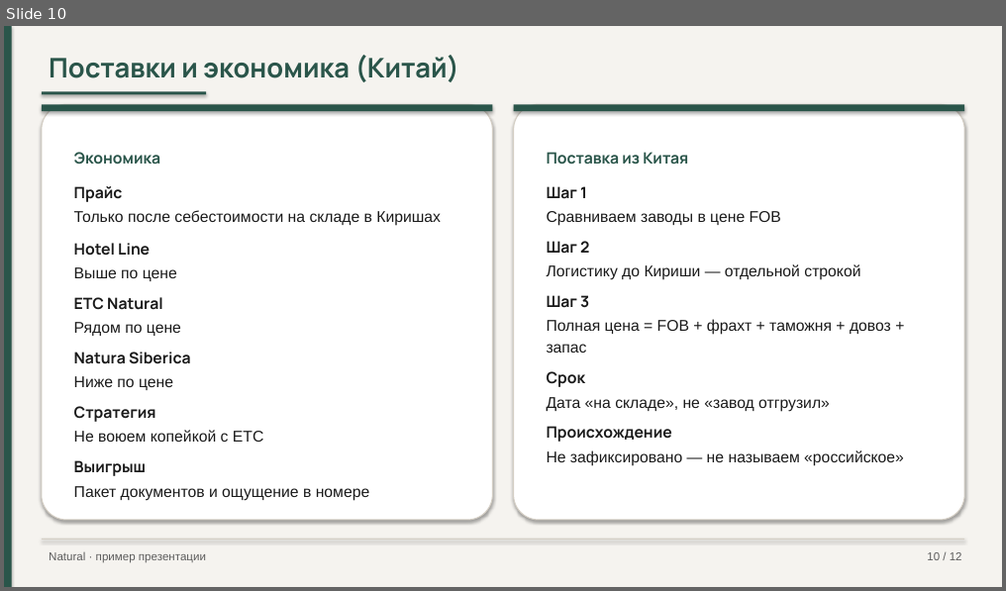
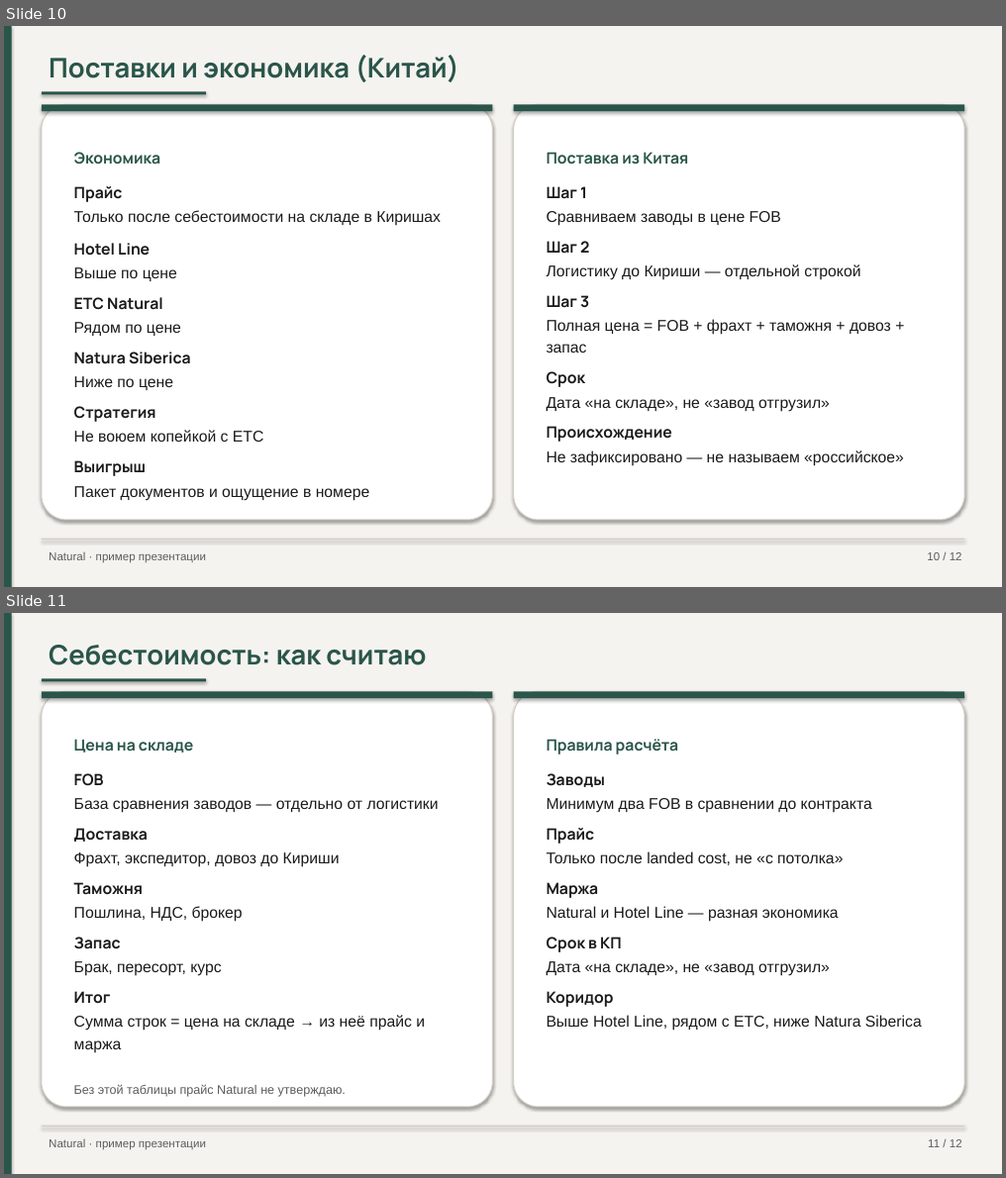
Before and after one commit to pagasbot-coder/Banya-Digital, a slide deck: knowledge-base/presentation-travelplus-interview.pptx. Shown one above the other, each under a label of ours: slide 10 before the commit, slides 10 and 11 after it. The pictures are 1006x591 and 1006x1178 pixels, drawn with LibreOffice and Linux fonts; fonts in the diff are those of the drawing. Boxes give left, top, right and bottom in pixels: in the first picture for what was removed or moved away, otherwise in the second. Text is boxed around its words. In the diff, an @@ line names an element or a change of style, - is before the commit and + after.

```diff
--- a/knowledge-base/presentation-travelplus-interview.pptx
+++ b/knowledge-base/presentation-travelplus-interview.pptx
@@ slide 11 added at box(4, 613, 1002, 1174), background #FFFFFF @@
@@ rectangle added at box(4, 613, 1002, 1174), fill #F5F3EF @@
@@ rectangle added at box(4, 613, 12, 1174), fill #2A554A @@
@@ text added at box(49, 645, 426, 665), 26 pt, text #2A554A, bold @@
+Себестоимость: как считаю
@@ rectangle added at box(42, 679, 206, 682), fill #2A554A @@
@@ rounded rectangle added at box(42, 691, 493, 1107), fill #FFFFFF, outline #D4CEC4 1 pt @@
@@ rectangle added at box(42, 691, 493, 698), fill #2A554A @@
@@ rounded rectangle added at box(514, 691, 965, 1107), fill #FFFFFF, outline #D4CEC4 1 pt @@
@@ rectangle added at box(514, 691, 965, 698), fill #2A554A @@
@@ text added at box(74, 739, 439, 1094), 15 pt, text #1A1A1A @@
+Цена на складе
+FOB
+База сравнения заводов — отдельно от логистики
+Доставка
+Фрахт, экспедитор, довоз до Кириши
+Таможня
+Пошлина, НДС, брокер
+Запас
+Брак, пересорт, курс
+Итог
+Сумма строк = цена на складе → из неё прайс и маржа
+Без этой таблицы прайс Natural не утверждаю.
@@ text added at box(547, 739, 922, 1031), 15 pt, text #1A1A1A @@
+Правила расчёта
+Заводы
+Минимум два FOB в сравнении до контракта
+Прайс
+Только после landed cost, не «с потолка»
+Маржа
+Natural и Hotel Line — разная экономика
+Срок в КП
+Дата «на складе», не «завод отгрузил»
+Коридор
+Выше Hotel Line, рядом с ЕТС, ниже Natura Siberica
@@ rectangle added at box(42, 1126, 964, 1127), fill #D4CEC4 @@
@@ text added at box(49, 1140, 206, 1151), 11 pt, text #5C5C5C @@
+Natural · пример презентации
@@ text added at box(928, 1140, 962, 1148), 11 pt, text #5C5C5C @@
+11 / 12
```
Also in this commit, not shown: 1 slide changed, 1 slide removed, 3 other files.
